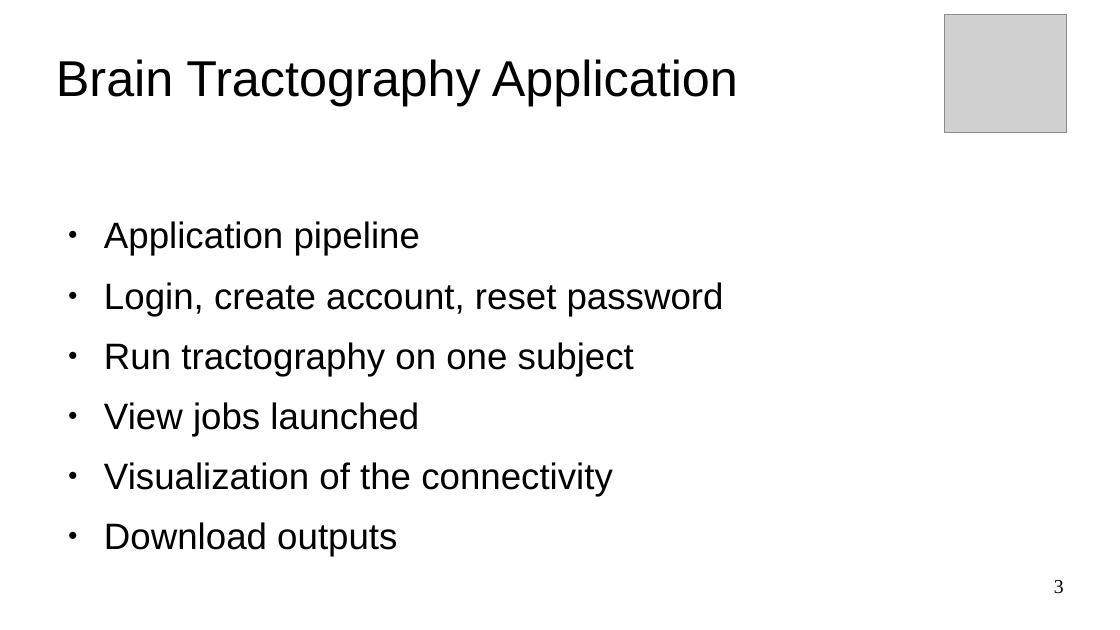
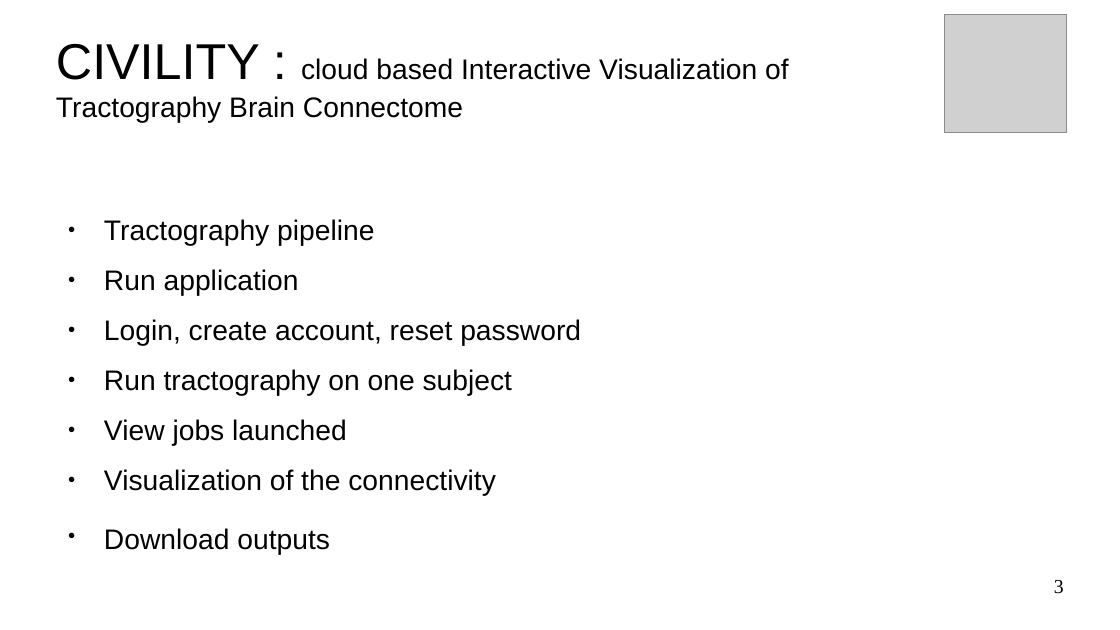
Before and after one commit to NIRALUser/CIVILITY, a slide deck: slide 3 of Documentation/tutoBrainTractographyApp.odp. Drawn at 1120x630 pixels with LibreOffice and Linux fonts; fonts in the diff are those of the drawing; grey boxes stand for pictures; background and template pictures are left out. Boxes give left, top, right and bottom in pixels: in the first picture for what was removed or moved away, otherwise in the second. Text is boxed around its words. In the diff, an @@ line names an element or a change of style, - is before the commit and + after.

```diff
--- a/Documentation/tutoBrainTractographyApp.odp
+++ b/Documentation/tutoBrainTractographyApp.odp
@@ title at box(56, 44, 789, 123): text changed; size 35.7 to 20 pt @@
-Brain Tractography Application
+CIVILITY : cloud based Interactive Visualization of Tractography Brain Connectome
@@ text at box(104, 219, 374, 296): text changed; size 26 to 20 pt @@
-● Application pipeline
+● Tractography pipeline
+● Run application
@@ text at box(104, 319, 581, 496): size 26 to 20 pt in "Login, create account, reset password", "Run tractography on one subject", "View jobs launched", "Visualization of the connectivity" and 1 more places @@
```
Also in this commit, not shown: 12 other slides changed, 8 slides added, 2 slides removed, 1 other file.
